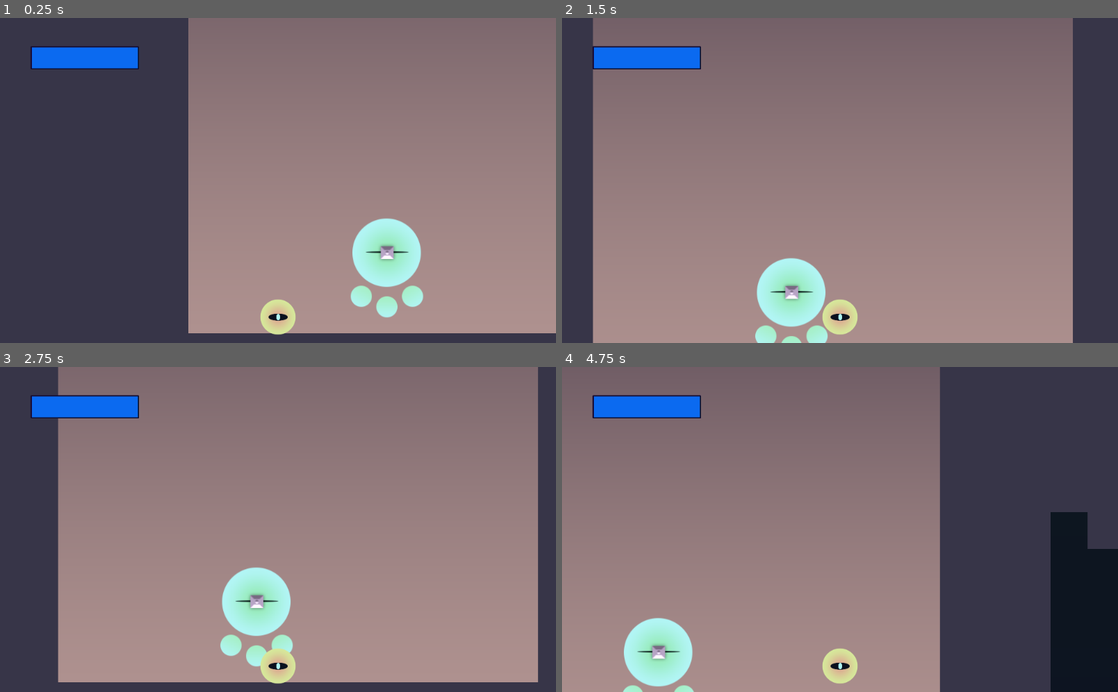
Above: before the commit, frames 1-4 (two rows, left to right).
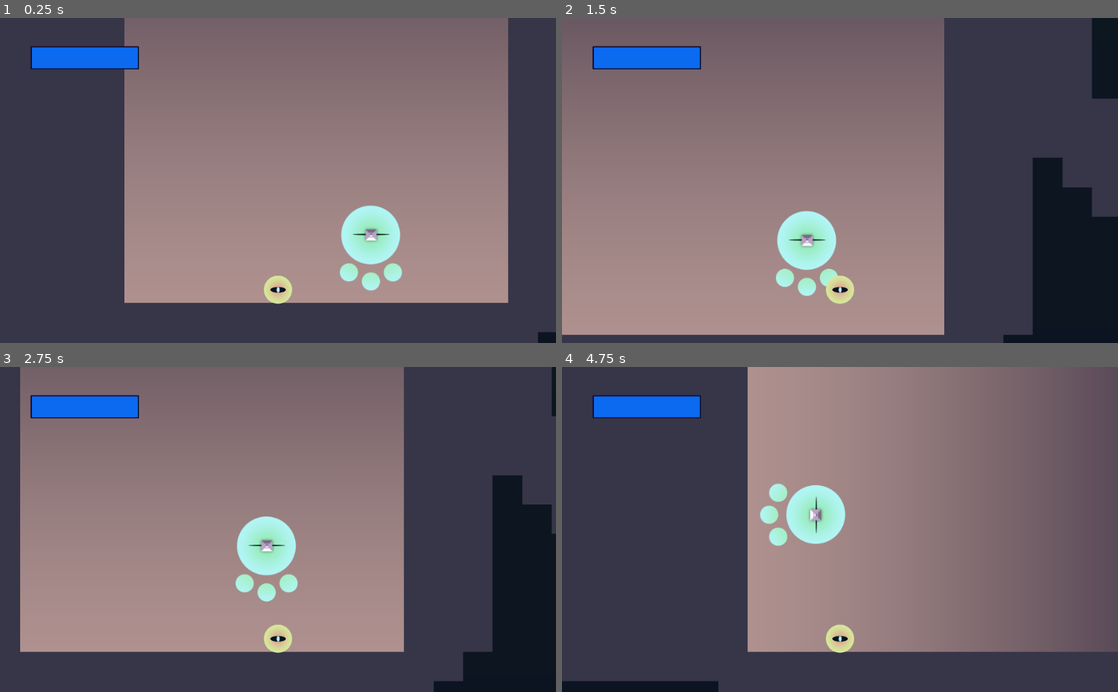
Above: after the commit, the same moments.

Repository: KaktusPai/Escape-of-Balsu
Game: Godot game, scene res://Levels/LevelMain.tscn
Same seed, same stepped clock (60 frames per second), same inputs: the game is played once before the commit and once after it.
Inputs (mouse positions are in pixels of both pictures, inside the frame that each line leads up to):
- Up to frame 1 (0.25 s): no input
- Up to frame 2 (1.5 s): move the mouse to (962, 164) at 0.52 s; hold Right (right) from 0.53 s (still down); click (962, 164) at 0.6 s; tap W (jump) at 0.77 s; move the mouse to (728, 196) at 1.27 s; click (728, 196) at 1.35 s
- Up to frame 3 (2.75 s): tap W (jump) at 1.52 s; move the mouse to (333, 458) at 2.02 s; release Right (right) at 2.03 s; hold A (left) from 2.03 s (still down); click (333, 458) at 2.1 s
- Up to frame 4 (4.75 s): move the mouse to (812, 594) at 2.77 s; release A (left) at 2.78 s; hold Right (right) 2.78-4.28 s; click (812, 594) at 2.85 s; tap W (jump) at 3.02, 3.77, 4.52 s; move the mouse to (1006, 578) at 3.52 s; click (1006, 578) at 3.6 s; move the mouse to (673, 480) at 4.27 s; hold A (left) from 4.28 s (still down); click (673, 480) at 4.35 s

The runs differ from the first frame. In frame 1, 27% of the frame differs, in the area x 22-100%, y 0-100%; in frame 2, 39%; in frame 3, 41%; in frame 4, 78%, in the area x 0-100%, y 0-100%.

Commit message:
Made introguy hover, blocked hookfly no longer still rotates gravity

Diff:
--- a/Escape Of Balsu Prototype/Levels/LevelMain.tscn
+++ b/Escape Of Balsu Prototype/Levels/LevelMain.tscn
@@ -1,11 +1,11 @@
 [gd_scene load_steps=25 format=2]
 
 [ext_resource path="res://Art Assets/Gradient_Background_v1.png" type="Texture" id=1]
-[ext_resource path="res://Player/PlayerScene.tscn" type="PackedScene" id=2]
+[ext_resource path="res://src/Player/PlayerScene.tscn" type="PackedScene" id=2]
 [ext_resource path="res://Art Assets/GroundTileset_v1.2.png" type="Texture" id=3]
 [ext_resource path="res://GUI/HealthBar.tscn" type="PackedScene" id=4]
-[ext_resource path="res://BossEnemy/BossEnemy.tscn" type="PackedScene" id=5]
-[ext_resource path="res://Art Assets/WiseCreature.png" type="Texture" id=6]
+[ext_resource path="res://src/BossEnemy/BossEnemy.tscn" type="PackedScene" id=5]
+[ext_resource path="res://WiseCreature.tscn" type="PackedScene" id=6]
 [ext_resource path="res://Art Assets/Gradient_Background_Brighter.png" type="Texture" id=7]
 [ext_resource path="res://Art Assets/OtherTiles_v0.1.png" type="Texture" id=8]
 
@@ -15,46 +15,46 @@
 [sub_resource type="ConvexPolygonShape2D" id=2]
 points = PoolVector2Array( 0, 0, 136, 0, 136, 136, 0, 136 )
 
+[sub_resource type="ConvexPolygonShape2D" id=3]
+points = PoolVector2Array( 136, 136, 0, 136, 0, 0, 136, 0 )
+
+[sub_resource type="ConvexPolygonShape2D" id=4]
+points = PoolVector2Array( 136, 136, 0, 136, 0, 0, 136, 0 )
+
+[sub_resource type="ConvexPolygonShape2D" id=5]
+points = PoolVector2Array( 136, 136, 0, 136, 0, 0, 136, 0 )
+
+[sub_resource type="ConvexPolygonShape2D" id=6]
+points = PoolVector2Array( 136, 136, 0, 136, 0, 0, 136, 0 )
+
+[sub_resource type="ConvexPolygonShape2D" id=7]
+points = PoolVector2Array( 136, 136, 0, 136, 0, 0, 136, 0 )
+
+[sub_resource type="ConvexPolygonShape2D" id=8]
+points = PoolVector2Array( 0, 0, 136, 0, 136, 136, 0, 136 )
+
+[sub_resource type="ConvexPolygonShape2D" id=9]
+points = PoolVector2Array( 0, 0, 136, 0, 136, 136, 0, 136 )
+
+[sub_resource type="ConvexPolygonShape2D" id=10]
+points = PoolVector2Array( 0, 0, 136, 0, 136, 136, 0, 136 )
+
 [sub_resource type="ConvexPolygonShape2D" id=11]
-points = PoolVector2Array( 136, 136, 0, 136, 0, 0, 136, 0 )
+points = PoolVector2Array( 0, 0, 136, 0, 136, 136, 0, 136 )
 
 [sub_resource type="ConvexPolygonShape2D" id=12]
-points = PoolVector2Array( 136, 136, 0, 136, 0, 0, 136, 0 )
+points = PoolVector2Array( 0, 0, 136, 0, 136, 136, 0, 136 )
 
 [sub_resource type="ConvexPolygonShape2D" id=13]
-points = PoolVector2Array( 136, 136, 0, 136, 0, 0, 136, 0 )
+points = PoolVector2Array( 0, 0, 136, 0, 136, 136, 0, 136 )
 
 [sub_resource type="ConvexPolygonShape2D" id=14]
-points = PoolVector2Array( 136, 136, 0, 136, 0, 0, 136, 0 )
+points = PoolVector2Array( 0, 0, 136, 0, 136, 136, 0, 136 )
 
 [sub_resource type="ConvexPolygonShape2D" id=15]
 points = PoolVector2Array( 136, 136, 0, 136, 0, 0, 136, 0 )
 
-[sub_resource type="ConvexPolygonShape2D" id=3]
-points = PoolVector2Array( 0, 0, 136, 0, 136, 136, 0, 136 )
-
-[sub_resource type="ConvexPolygonShape2D" id=4]
-points = PoolVector2Array( 0, 0, 136, 0, 136, 136, 0, 136 )
-
-[sub_resource type="ConvexPolygonShape2D" id=5]
-points = PoolVector2Array( 0, 0, 136, 0, 136, 136, 0, 136 )
-
-[sub_resource type="ConvexPolygonShape2D" id=6]
-points = PoolVector2Array( 0, 0, 136, 0, 136, 136, 0, 136 )
-
-[sub_resource type="ConvexPolygonShape2D" id=7]
-points = PoolVector2Array( 0, 0, 136, 0, 136, 136, 0, 136 )
-
-[sub_resource type="ConvexPolygonShape2D" id=8]
-points = PoolVector2Array( 0, 0, 136, 0, 136, 136, 0, 136 )
-
-[sub_resource type="ConvexPolygonShape2D" id=9]
-points = PoolVector2Array( 0, 0, 136, 0, 136, 136, 0, 136 )
-
-[sub_resource type="ConvexPolygonShape2D" id=16]
-points = PoolVector2Array( 136, 136, 0, 136, 0, 0, 136, 0 )
-
-[sub_resource type="TileSet" id=10]
+[sub_resource type="TileSet" id=16]
 0/name = "GroundTileset_v1.2.png 0"
 0/texture = ExtResource( 3 )
 0/tex_offset = Vector2( 0, 0 )
@@ -374,18 +374,18 @@
 [node name="Node2D" type="Node2D"]
 
 [node name="BossEnemy" parent="." instance=ExtResource( 5 )]
-position = Vector2( 4976.89, 1128.6 )
+position = Vector2( -1668.83, -6313.42 )
 scale = Vector2( 0.9, 0.9 )
 
 [node name="Player" parent="." instance=ExtResource( 2 )]
-position = Vector2( -3069.89, -3934.6 )
+position = Vector2( -2692.74, -3878.48 )
 scale = Vector2( 0.9, 0.9 )
 
 [node name="Camera2D" type="Camera2D" parent="Player"]
 position = Vector2( 0, -560 )
 rotating = true
 current = true
-zoom = Vector2( 2, 2 )
+zoom = Vector2( 2.5, 2.5 )
 
 [node name="BackgroundCanvas" type="CanvasLayer" parent="."]
 layer = -10
@@ -398,19 +398,18 @@
 "_edit_lock_": true
 }
 
-[node name="WiseCreature" type="Sprite" parent="."]
-position = Vector2( -2668.7, -4043.68 )
-scale = Vector2( 2.05061, 2.05061 )
-texture = ExtResource( 6 )
-
 [node name="GroundTiles" type="TileMap" parent="."]
 position = Vector2( 0, 10.3247 )
-tile_set = SubResource( 10 )
+tile_set = SubResource( 16 )
 cell_size = Vector2( 136, 136 )
 collision_layer = 3
 collision_mask = 3
 format = 1
 tile_data = PoolIntArray( -4587549, 6, 0, -4587548, 6, 0, -4587547, 6, 0, -4587546, 6, 0, -4587545, 6, 0, -4587544, 6,  …(58892 unchanged characters)…
+
+[node name="WiseCreature" parent="." instance=ExtResource( 6 )]
+position = Vector2( -2264.99, -4041.74 )
+scale = Vector2( 2.2, 2.2 )
 
 [node name="CanvasLayer" type="CanvasLayer" parent="."]
 layer = 2
@@ -423,8 +422,11 @@
 rect_scale = Vector2( 0.15, 0.15 )
 
 [node name="PrisonRoom BG" type="Sprite" parent="."]
-position = Vector2( -2487.52, -4705.66 )
+position = Vector2( -2491.76, -4705.66 )
 rotation = 3.14159
 scale = Vector2( 0.507312, 0.922794 )
 z_index = -1
 texture = ExtResource( 7 )
+__meta__ = {
+"_edit_lock_": true
+}
--- a/Escape Of Balsu Prototype/Player/States/FlyingToHook.gd
+++ /dev/null
@@ -1,64 +0,0 @@
-extends Node
-
-var hook_target = null
-
-func enter(host, _arguments):
-	print("flying to hook")
-	if (!_arguments || !_arguments.has("hook_target")):
-		return {
-			"state": host.States["IDLE"]
-		}
-	hook_target = _arguments["hook_target"]
-	execute(host)
-
-func execute(host, _delta = 0.016666):
-	var direction = -(host.global_position - hook_target).normalized()
-	var collision = host.move_and_collide(direction * host.flyingWithHookSpeed)
-
-	host.hook.currentDistance = host.position.distance_to(hook_target)
-
-	if collision:
-		host.hook._release()
-
-		# TURNING GRAVITY
-		# If hook destination is up or down, change gravity and movement directions to match
-		if host.hook.directionDegrees < 125 && host.hook.directionDegrees > 45: # DOWNWARDS
-			print("Landed downwards ", host.gravityDirection, host.hook.directionDegrees)
-			if host.gravityDirection != Vector2.UP:
-				if host.gravityDirection != Vector2.LEFT:
-					host.reverse_movement_variables()
-				host.gravityDirection = Vector2.UP # Set gravity
-
-		elif host.hook.directionDegrees > -125 && host.hook.directionDegrees < -45: # UPWARDS
-			print("Landed upwards ", host.gravityDirection, host.hook.directionDegrees)
-			if host.gravityDirection != Vector2.DOWN :
-				if host.gravityDirection != Vector2.RIGHT:
-					host.reverse_movement_variables()
-				host.gravityDirection = Vector2.DOWN
-				# Player rotation
-				host.rotation_degrees = 180
-
-		# If hook destination is right or left, change gravity direction to match
-		elif ((host.hook.directionDegrees >= 125 && host.hook.directionDegrees <= 180)
-		or (host.hook.directionDegrees <= -125 && host.hook.directionDegrees >= -180)): # LEFT
-			print("Landed left ", host.gravityDirection, host.hook.directionDegrees)
-			if host.gravityDirection != Vector2.RIGHT:
-				if host.gravityDirection != Vector2.DOWN:
-					host.reverse_movement_variables()
-				host.gravityDirection = Vector2.RIGHT
-
-		elif ((host.hook.directionDegrees <= 45 && host.hook.directionDegrees >= 0)
-		or (host.hook.directionDegrees >= -45 && host.hook.directionDegrees <= 0)): # RIGHT
-			print("Landed right ", host.gravityDirection, host.hook.directionDegrees)
-			if host.gravityDirection != Vector2.LEFT:
-				if host.gravityDirection != Vector2.UP:
-					host.reverse_movement_variables()
-				host.gravityDirection = Vector2.LEFT
-
-		print("gravity = ", host.gravity)
-		return {
-				"state": host.States["IDLE"]
-			}
-
-func exit(_host):
-	pass
--- /dev/null
+++ b/Escape Of Balsu Prototype/WiseCreature.tscn
@@ -0,0 +1,33 @@
+[gd_scene load_steps=3 format=2]
+
+[ext_resource path="res://Art Assets/WiseCreature.png" type="Texture" id=1]
+
+[sub_resource type="Animation" id=1]
+resource_name = "Hover"
+length = 5.0
+loop = true
+tracks/0/type = "value"
+tracks/0/path = NodePath(".:position")
+tracks/0/interp = 2
+tracks/0/loop_wrap = true
+tracks/0/imported = false
+tracks/0/enabled = true
+tracks/0/keys = {
+"times": PoolRealArray( 0, 2.5, 5 ),
+"transitions": PoolRealArray( 1, 1, 1 ),
+"update": 0,
+"values": [ Vector2( 0, 0 ), Vector2( 0, -88 ), Vector2( 0, 0 ) ]
+}
+
+[node name="WiseCreature" type="Node2D"]
+scale = Vector2( 2.05061, 2.05061 )
+
+[node name="Sprite" type="Sprite" parent="."]
+scale = Vector2( 1, 1 )
+texture = ExtResource( 1 )
+
+[node name="AnimationPlayer" type="AnimationPlayer" parent="."]
+root_node = NodePath("../Sprite")
+autoplay = "Hover"
+method_call_mode = 1
+anims/Hover = SubResource( 1 )
--- a/Escape Of Balsu Prototype/project.godot
+++ b/Escape Of Balsu Prototype/project.godot
@@ -10,7 +10,6 @@
 
 _global_script_classes=[  ]
 _global_script_class_icons={
-
 }
 
 [application]
--- a/Escape Of Balsu Prototype/Hook/Hook.gd
+++ b/Escape Of Balsu Prototype/src/Hook/Hook.gd
@@ -14,7 +14,7 @@
 var hooked = false
 # Distance to collision
 var initialDistance
-var currentDistance
+var currentDistance = 0
 var targetPosition
 
 func _shoot(dir):
--- a/Escape Of Balsu Prototype/Hook/Hook.tscn
+++ b/Escape Of Balsu Prototype/src/Hook/Hook.tscn
@@ -1,7 +1,7 @@
 [gd_scene load_steps=4 format=2]
 
 [ext_resource path="res://Art Assets/Hook_v0.2.png" type="Texture" id=1]
-[ext_resource path="res://Hook/Hook.gd" type="Script" id=2]
+[ext_resource path="res://src/Hook/Hook.gd" type="Script" id=2]
 
 [sub_resource type="CapsuleShape2D" id=1]
 radius = 14.4487
--- a/Escape Of Balsu Prototype/Player/PlayerMovement.gd
+++ b/Escape Of Balsu Prototype/src/Player/PlayerMovement.gd
@@ -13,10 +13,10 @@
 # States
 const StateManagerReference = preload("res://Utils/StateManager.gd")
 onready var States = {
-	"IDLE": load("res://Player/States/Idle.gd").new(),
-	"MOVE": load("res://Player/States/Move.gd").new(),
-	"JUMP": load("res://Player/States/Jump.gd").new(),
-	"HOOK": load("res://Player/States/FlyingToHook.gd").new(),
+	"IDLE": load("res://src/Player/States/Idle.gd").new(),
+	"MOVE": load("res://src/Player/States/Move.gd").new(),
+	"JUMP": load("res://src/Player/States/Jump.gd").new(),
+	"HOOK": load("res://src/Player/States/FlyingToHook.gd").new(),
 }
 onready var StateManager = StateManagerReference.new(self, States, "IDLE")
 onready var hook = $Hook
@@ -46,7 +46,10 @@
 	if hook.hooked == true:
 		rotate_player_while_flying()
 	elif hook.hooked == false and hook.flying == false:
-		rotation_degrees = targetRotation
+		if hook.currentDistance < 100.0:
+			rotation_degrees = targetRotation
+		else:
+			rotation_degrees = initialRotation
 
 # PLAYER HEALTH
 func damage(amount):
--- a/Escape Of Balsu Prototype/Player/PlayerScene.tscn
+++ b/Escape Of Balsu Prototype/src/Player/PlayerScene.tscn
@@ -1,8 +1,8 @@
 [gd_scene load_steps=6 format=2]
 
 [ext_resource path="res://Art Assets/Player_v0.3.png" type="Texture" id=1]
-[ext_resource path="res://Player/PlayerMovement.gd" type="Script" id=2]
-[ext_resource path="res://Hook/Hook.tscn" type="PackedScene" id=3]
+[ext_resource path="res://src/Player/PlayerMovement.gd" type="Script" id=2]
+[ext_resource path="res://src/Hook/Hook.tscn" type="PackedScene" id=3]
 
 [sub_resource type="Animation" id=1]
 resource_name = "damage"
@@ -32,7 +32,7 @@
 z_index = 1
 texture = ExtResource( 1 )
 
-[node name="EffectsAnimation" type="AnimationPlayer" parent="Sprite"]
+[node name="EffectsAnimation" type="AnimationPlayer" parent="."]
 anims/damage = SubResource( 1 )
 
 [node name="CollisionShape2D" type="CollisionShape2D" parent="."]
@@ -47,4 +47,5 @@
 [node name="InvulnerabilityTimer" type="Timer" parent="."]
 wait_time = 0.6
 one_shot = true
+
 [connection signal="hook_collision" from="Hook" to="." method="_on_hook_collision"]
--- /dev/null
+++ b/Escape Of Balsu Prototype/src/Player/States/FlyingToHook.gd
@@ -0,0 +1,62 @@
+extends Node
+
+var hook_target = null
+
+func enter(host, _arguments):
+	print("flying to hook")
+	if (!_arguments || !_arguments.has("hook_target")):
+		return {
+			"state": host.States["IDLE"]
+		}
+	hook_target = _arguments["hook_target"]
+	execute(host)
+
+func execute(host, _delta = 0.016666):
+	var direction = -(host.global_position - hook_target).normalized()
+	var collision = host.move_and_collide(direction * host.flyingWithHookSpeed)
+
+	host.hook.currentDistance = host.position.distance_to(hook_target)
+
+	if collision:
+		host.hook._release()
+		# TURNING GRAVITY only when (almost) at hook destination
+		if host.hook.currentDistance <= 100:
+			# If hook destination is up or down, change gravity and movement directions to match
+			if host.hook.directionDegrees < 125 && host.hook.directionDegrees > 45: # DOWNWARDS
+				print("Landed downwards ", host.gravityDirection, host.hook.directionDegrees)
+				if host.gravityDirection != Vector2.UP:
+					if host.gravityDirection != Vector2.LEFT:
+						host.reverse_movement_variables()
+					host.gravityDirection = Vector2.UP # Set gravity
+
+			elif host.hook.directionDegrees > -125 && host.hook.directionDegrees < -45: # UPWARDS
+				print("Landed upwards ", host.gravityDirection, host.hook.directionDegrees)
+				if host.gravityDirection != Vector2.DOWN :
+					if host.gravityDirection != Vector2.RIGHT:
+						host.reverse_movement_variables()
+					host.gravityDirection = Vector2.DOWN
+
+			# If hook destination is right or left, change gravity direction to match
+			elif ((host.hook.directionDegrees >= 125 && host.hook.directionDegrees <= 180)
+			or (host.hook.directionDegrees <= -125 && host.hook.directionDegrees >= -180)): # LEFT
+				print("Landed left ", host.gravityDirection, host.hook.directionDegrees)
+				if host.gravityDirection != Vector2.RIGHT:
+					if host.gravityDirection != Vector2.DOWN:
+						host.reverse_movement_variables()
+					host.gravityDirection = Vector2.RIGHT
+
+			elif ((host.hook.directionDegrees <= 45 && host.hook.directionDegrees >= 0)
+			or (host.hook.directionDegrees >= -45 && host.hook.directionDegrees <= 0)): # RIGHT
+				print("Landed right ", host.gravityDirection, host.hook.directionDegrees)
+				if host.gravityDirection != Vector2.LEFT:
+					if host.gravityDirection != Vector2.UP:
+						host.reverse_movement_variables()
+					host.gravityDirection = Vector2.LEFT
+
+		print("gravity = ", host.gravity)
+		return {
+					"state": host.States["IDLE"]
+				}
+
+func exit(_host):
+	pass
Not shown: 13 places in Escape Of Balsu Prototype/Levels/LevelMain.tscn that only renumber resources
Renamed: Escape Of Balsu Prototype/BossEnemy/BossEnemy.tscn -> Escape Of Balsu Prototype/src/BossEnemy/BossEnemy.tscn
Renamed: Escape Of Balsu Prototype/Player/States/Idle.gd -> Escape Of Balsu Prototype/src/Player/States/Idle.gd
Renamed: Escape Of Balsu Prototype/Player/States/Jump.gd -> Escape Of Balsu Prototype/src/Player/States/Jump.gd
Renamed: Escape Of Balsu Prototype/Player/States/Move.gd -> Escape Of Balsu Prototype/src/Player/States/Move.gd
